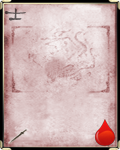
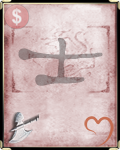
Layer changes from the first 120x150 image to the second:
added layer "money" (60%) above "士" over [3, 3, 31, 31]
"士": opacity 60% → 30%, moved it above "血量", painted on it over [4, 8, 103, 86]
renamed "图层 6" to "血量", painted on it over [84, 116, 115, 147]
renamed "图层 5" to "武器", opacity 90% → 70%, painted on it over [7, 112, 39, 144]
